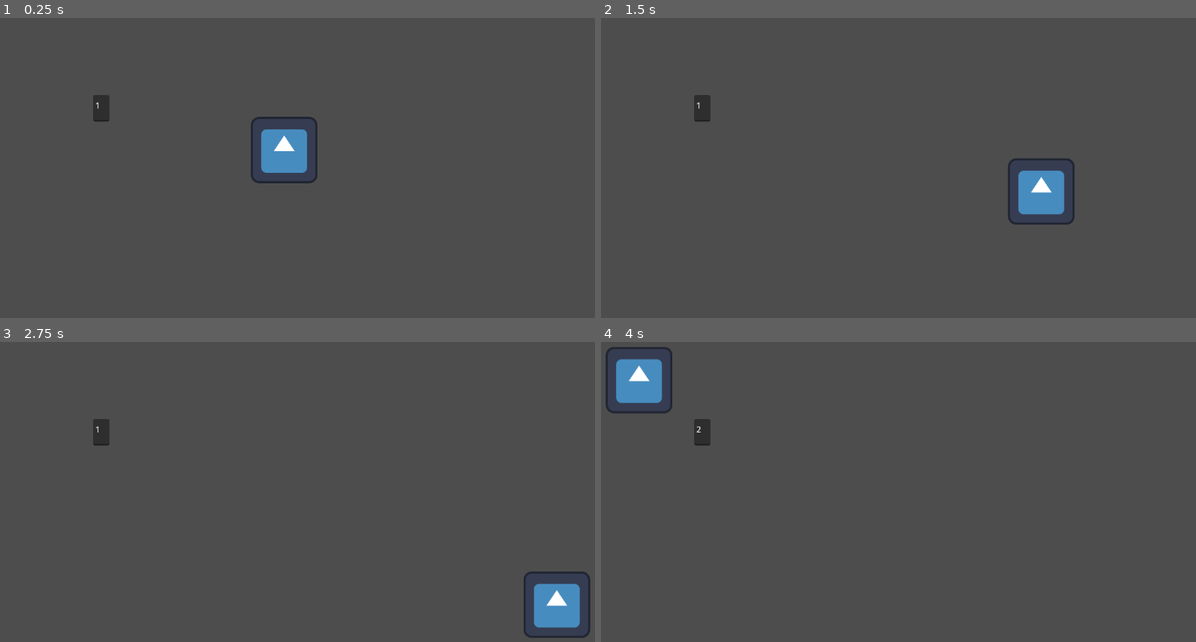
Above: before the commit, frames 1-4 (two rows, left to right).
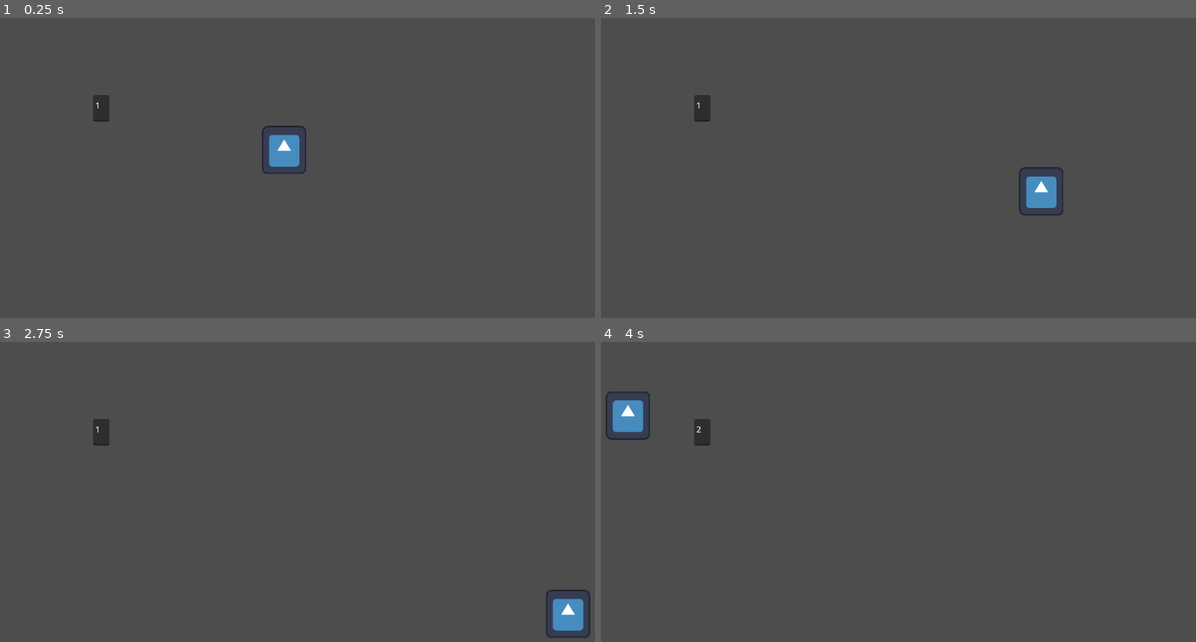
Above: after the commit, the same moments.

Repository: 22ncave/8DIT-Game-Project
Game: Godot game, scene res://scenes/rooms/room_1.tscn
Same seed, same stepped clock (60 frames per second), same inputs: the game is played once before the commit and once after it. The engine's default icon, where the game draws it, is replaced by a stand-in: a white triangle on a blue panel in a dark square.
Inputs:
- Up to frame 1 (0.25 s): no input
- Up to frame 2 (1.5 s): tap Enter at 0.5 s; hold D (right) 0.53-1.28 s; hold S (down) from 1.28 s (still down)
- Up to frame 3 (2.75 s): release S (down) at 2.03 s; hold D (right) from 2.03 s (still down)
- Up to frame 4 (4 s): release D (right) at 2.78 s; hold W (up) 2.78-3.53 s; hold A (left) from 3.53 s (still down)

The runs differ from the first frame. In frame 1, 1.0% of the frame differs, in the area x 42-54%, y 32-56%; in frame 2, 1.0%; in frame 3, 1.2%; in frame 4, 2.0%, in the area x 0-12%, y 1-33%.

Commit message:
decreased player size/ fixed door pos
I lowerd the players size to fit with the feedback from my testing and I fixed the doors so that the positions would match

Diff:
--- a/the-observer/scenes/player.tscn
+++ b/the-observer/scenes/player.tscn
@@ -4,7 +4,7 @@
 [ext_resource type="Script" uid="uid://bohscnlruu6gt" path="res://scripts/player.gd" id="1_g2els"]
 
 [sub_resource type="RectangleShape2D" id="RectangleShape2D_3vyb7"]
-size = Vector2(130, 128)
+size = Vector2(87, 92)
 
 [node name="Player" type="CharacterBody2D" unique_id=1556698523 groups=["player"]]
 collision_layer = 2
@@ -12,6 +12,8 @@
 script = ExtResource("1_g2els")
 
 [node name="Sprite2D" type="Sprite2D" parent="." unique_id=1112880465]
+position = Vector2(-1.9073486e-06, 0)
+scale = Vector2(0.6640625, 0.7265625)
 texture = ExtResource("1_3vyb7")
 
 [node name="CollisionShape2D" type="CollisionShape2D" parent="." unique_id=1685034324]
--- a/the-observer/scenes/rooms/room_1.tscn
+++ b/the-observer/scenes/rooms/room_1.tscn
@@ -20,7 +20,7 @@
 [node name="Doors" type="Node" parent="." unique_id=439351758]
 
 [node name="Door_s" parent="Doors" unique_id=620864986 instance=ExtResource("2_hnbyo")]
-position = Vector2(549, 649)
+position = Vector2(576, 650)
 rotation = -3.136857
 room_tag = "room_4"
 position_tag = "n"
--- a/the-observer/scenes/rooms/room_2.tscn
+++ b/the-observer/scenes/rooms/room_2.tscn
@@ -20,13 +20,13 @@
 [node name="Doors" type="Node" parent="." unique_id=565426478]
 
 [node name="Door_w" parent="Doors" unique_id=620864986 instance=ExtResource("3_ar6ir")]
-position = Vector2(0, 297)
+position = Vector2(0, 332)
 rotation = -1.5799239
 room_tag = "room_1"
 position_tag = "e"
 
 [node name="Door_s" parent="Doors" unique_id=377564166 instance=ExtResource("3_ar6ir")]
-position = Vector2(556, 647.00006)
+position = Vector2(576, 650)
 rotation = 3.141419
 room_tag = "room_5"
 position_tag = "n"
--- a/the-observer/scenes/rooms/room_3.tscn
+++ b/the-observer/scenes/rooms/room_3.tscn
@@ -20,7 +20,7 @@
 [node name="Doors" type="Node" parent="." unique_id=406132807]
 
 [node name="Door_s" parent="Doors" unique_id=620864986 instance=ExtResource("3_g5ssp")]
-position = Vector2(550, 646)
+position = Vector2(576, 650)
 rotation = -3.129742
 room_tag = "room_6"
 position_tag = "n"
--- a/the-observer/scenes/rooms/room_4.tscn
+++ b/the-observer/scenes/rooms/room_4.tscn
@@ -23,18 +23,18 @@
 [node name="Doors" type="Node" parent="." unique_id=346905061]
 
 [node name="Door_n" parent="Doors" unique_id=620864986 instance=ExtResource("3_8h73v")]
-position = Vector2(552, 0)
+position = Vector2(576, 0)
 room_tag = "room_1"
 position_tag = "s"
 
 [node name="Door_e" parent="Doors" unique_id=1544276488 instance=ExtResource("3_8h73v")]
-position = Vector2(1142, 320.00003)
+position = Vector2(1150, 332)
 rotation = 1.5712559
 room_tag = "room_5"
 position_tag = "w"
 
 [node name="Door_s" parent="Doors" unique_id=1357977912 instance=ExtResource("3_8h73v")]
-position = Vector2(552, 649)
+position = Vector2(576, 650)
 rotation = -3.1342828
 room_tag = "room_7"
 position_tag = "n"
--- a/the-observer/scenes/rooms/room_5.tscn
+++ b/the-observer/scenes/rooms/room_5.tscn
@@ -20,24 +20,24 @@
 [node name="Doors" type="Node" parent="." unique_id=814824274]
 
 [node name="Door_n" parent="Doors" unique_id=620864986 instance=ExtResource("3_qf5d3")]
-position = Vector2(549, 0)
+position = Vector2(576, 0)
 room_tag = "room_2"
 position_tag = "s"
 
 [node name="Door_w" parent="Doors" unique_id=395841820 instance=ExtResource("3_qf5d3")]
-position = Vector2(0, 315)
+position = Vector2(0, 332)
 rotation = -1.5859045
 room_tag = "room_4"
 position_tag = "e"
 
 [node name="Door_e" parent="Doors" unique_id=118358239 instance=ExtResource("3_qf5d3")]
-position = Vector2(1150, 303)
+position = Vector2(1150, 332)
 rotation = 1.5773911
 room_tag = "room_6"
 position_tag = "w"
 
 [node name="Door_s" parent="Doors" unique_id=1876823071 instance=ExtResource("3_qf5d3")]
-position = Vector2(548, 648)
+position = Vector2(576, 650)
 rotation = -3.132702
 room_tag = "room_8"
 position_tag = "n"
--- a/the-observer/scenes/rooms/room_6.tscn
+++ b/the-observer/scenes/rooms/room_6.tscn
@@ -20,18 +20,18 @@
 [node name="Doors" type="Node" parent="." unique_id=284608575]
 
 [node name="Door_n" parent="Doors" unique_id=620864986 instance=ExtResource("3_wf3jn")]
-position = Vector2(550, 0)
+position = Vector2(576, 0)
 room_tag = "room_3"
 position_tag = "s"
 
 [node name="Door_w" parent="Doors" unique_id=688288837 instance=ExtResource("3_wf3jn")]
-position = Vector2(0, 318)
+position = Vector2(0, 332)
 rotation = -1.5818344
 room_tag = "room_5"
 position_tag = "e"
 
 [node name="Door_s" parent="Doors" unique_id=1698770119 instance=ExtResource("3_wf3jn")]
-position = Vector2(549, 647)
+position = Vector2(576, 650)
 rotation = -3.1278193
 room_tag = "room_9"
 position_tag = "n"
--- a/the-observer/scenes/rooms/room_7.tscn
+++ b/the-observer/scenes/rooms/room_7.tscn
@@ -20,7 +20,7 @@
 [node name="Doors" type="Node" parent="." unique_id=905509475]
 
 [node name="Door_n" parent="Doors" unique_id=620864986 instance=ExtResource("3_wyc6f")]
-position = Vector2(547, 0)
+position = Vector2(576, 0)
 room_tag = "room_4"
 position_tag = "s"
 
--- a/the-observer/scenes/rooms/room_8.tscn
+++ b/the-observer/scenes/rooms/room_8.tscn
@@ -20,12 +20,12 @@
 [node name="Doors" type="Node" parent="." unique_id=829453893]
 
 [node name="Door_n" parent="Doors" unique_id=620864986 instance=ExtResource("3_jygfs")]
-position = Vector2(555, 0)
+position = Vector2(576, 0)
 room_tag = "room_5"
 position_tag = "s"
 
 [node name="Door_e" parent="Doors" unique_id=376427902 instance=ExtResource("3_jygfs")]
-position = Vector2(1144, 351)
+position = Vector2(1150, 332)
 rotation = 1.5713986
 room_tag = "room_9"
 position_tag = "w"
--- a/the-observer/scenes/rooms/room_9.tscn
+++ b/the-observer/scenes/rooms/room_9.tscn
@@ -20,12 +20,12 @@
 [node name="Doors" type="Node" parent="." unique_id=1255370794]
 
 [node name="Door_n" parent="Doors" unique_id=620864986 instance=ExtResource("3_hstmy")]
-position = Vector2(550, 0)
+position = Vector2(576, 0)
 room_tag = "room_6"
 position_tag = "s"
 
 [node name="Door_w" parent="Doors" unique_id=350038343 instance=ExtResource("3_hstmy")]
-position = Vector2(0, 279)
+position = Vector2(0, 332)
 rotation = -1.5724547
 room_tag = "room_8"
 position_tag = "e"
--- a/the-observer/scripts/door.gd
+++ b/the-observer/scripts/door.gd
@@ -9,8 +9,9 @@
 @export var entity_tag: String
 
 @onready var spawn = $Spawn
-
+@onready var door_pos = $"."
 
 func _on_body_entered(body: Node2D) -> void:
 	if body.is_in_group("player"):
 		Globals.go_to_room(room_tag,position_tag,entity_tag)
+		Globals.spawn_check(door_pos.position)
--- a/the-observer/scripts/globals.gd
+++ b/the-observer/scripts/globals.gd
@@ -6,6 +6,11 @@
 var monster_room
 var monster_working
 var monster_agro = 0
+var last_door
+
+func spawn_check(spawn):
+	var last_door = spawn
+	print(last_door)
 
 func monster_anger():
 	monster_agro = 3
@@ -104,7 +109,7 @@
 	spawn_door_tag = null
 	get_tree().call_deferred("change_scene_to_packed",room_1)
 	monster_working = false
-	agro_check()
+	monster_agro = 0
 
 func trigger_player_spawn(position: Vector2, direction: String):
 	on_trigger_player_spawn.emit(position, direction)
